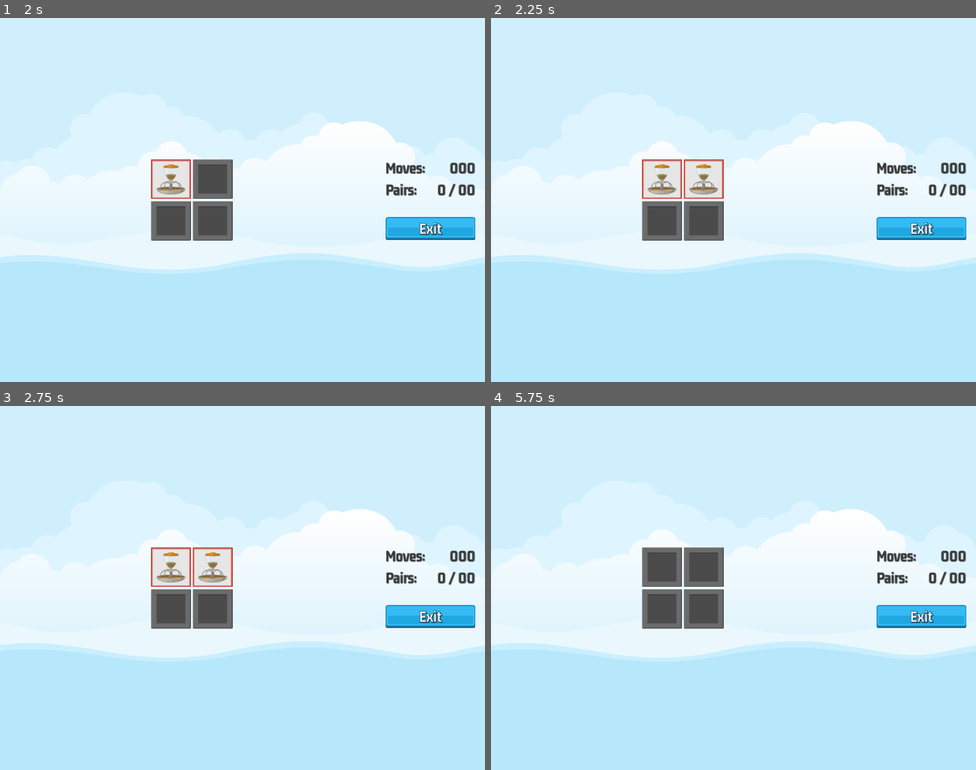
Above: before the commit, frames 1-4 (two rows, left to right).
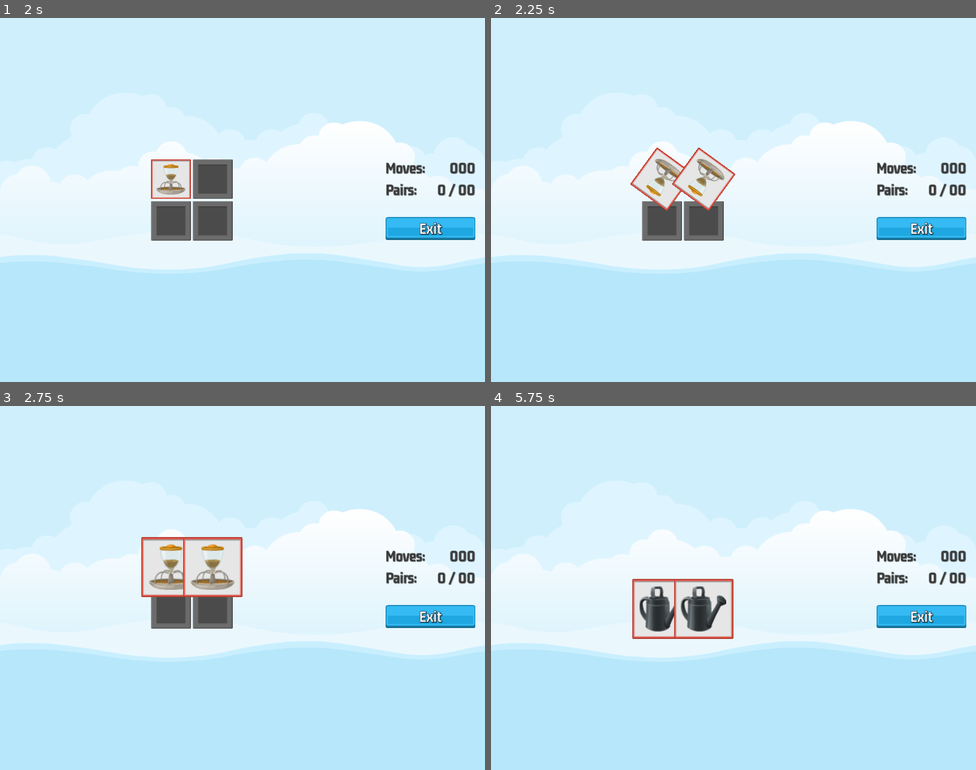
Above: after the commit, the same moments.

Repository: fj0lverkr/MemoryMadness
Game: Godot game, scene res://scenes/master/master.tscn
The game is run twice, just before and just after one commit, with the same random seed, the same clock (stepped at 60 frames per second) and the same inputs.
Inputs (mouse positions are in pixels of both pictures, inside the frame that each line leads up to):
- Up to frame 1 (2 s): click "2x2" at 0.5 s; click (169, 178) at 1.25 s
- Up to frame 2 (2.25 s): click (704, 178) at 2.02 s
- Up to frame 3 (2.75 s): no input
- Up to frame 4 (5.75 s): click (660, 609) at 2.77 s; click (704, 609) at 3.52 s; click (660, 566) at 4.27 s; click (660, 609) at 5.02 s

Frame 1 is identical in both runs. In frame 2, 1.5% of the frame differs, in the area x 28-51%, y 35-53%; in frame 3, 2.1%; in frame 4, 3.7%, in the area x 29-50%, y 38-64%.

Commit message:
Make pairs

Diff:
--- a/scenes/memory_tile/memory_tile.gd
+++ b/scenes/memory_tile/memory_tile.gd
@@ -12,6 +12,17 @@
 func _ready() -> void:
 	SignalBus.on_select_disabled.connect(_on_select_disabled)
 	SignalBus.on_select_enabled.connect(_on_select_enabled)
+
+func remove_on_success() -> void:
+	z_index = 10
+	var tween: Tween = get_tree().create_tween()
+	tween.set_parallel(true)
+	tween.tween_property(self, "disabled", true, 0)
+	tween.tween_property(self, "rotation", deg_to_rad(720), 0.5)
+	tween.tween_property(self, "scale", Vector2(1.5, 1.5), 0.5)
+	tween.set_parallel(false)
+	tween.tween_interval(0.6)
+	tween.tween_property(self, "scale", Vector2.ZERO, 0)
 
 func _on_select_disabled() -> void:
 	_can_select_me = false
--- a/scenes/scorer/scorer.gd
+++ b/scenes/scorer/scorer.gd
@@ -5,7 +5,6 @@
 @onready var sound: AudioStreamPlayer = $Sound
 @onready var reveal_timer: Timer = $RevealTimer
 
-var _tiles: Array[Node] = []
 var _selected_tiles: Array[MemoryTile] = []
 var _target_pairs: int = 0
 var _moves: int = 0
@@ -17,12 +16,25 @@
 
 func _update_selections() -> void:
 	reveal_timer.start()
+	if _selections_are_pairs():
+		_remove_tiles()
 
 func _hide_selections() -> void:
 	for s: MemoryTile in _selected_tiles:
 		s.toggle_reveal(false)
-	_selected_tiles.clear()
-	SignalBus.on_select_enabled.emit()
+
+func _remove_tiles() -> void:
+	for t in _selected_tiles:
+		t.remove_on_success()
+	_pairs_made += 1
+	AudioManager.play_sound(sound, AudioManager.SOUND_SUCCESS)
+
+func _selections_are_pairs() -> bool:
+	return (
+		_selected_tiles[0].get_item_name() == _selected_tiles[1].get_item_name()
+		and
+		_selected_tiles[0].get_instance_id() != _selected_tiles[1].get_instance_id()
+	)
 
 func _check_pair_made(tile: MemoryTile) -> void:
 	tile.toggle_reveal(true)
@@ -43,7 +55,13 @@
 	_selected_tiles.clear()
 	_moves = 0
 	_pairs_made = 0
-	_tiles = get_tree().get_nodes_in_group(GameManager.TILES_GROUP)
+
+func _on_reveal_timer_timeout() -> void:
+	if !_selections_are_pairs():
+		_hide_selections()
+
+	_selected_tiles.clear()
+	SignalBus.on_select_enabled.emit()
 
 func _on_game_exit_pressed() -> void:
 	reveal_timer.stop()
--- a/scenes/scorer/scorer.tscn
+++ b/scenes/scorer/scorer.tscn
@@ -11,4 +11,4 @@
 wait_time = 1.2
 one_shot = true
 
-[connection signal="timeout" from="RevealTimer" to="." method="_hide_selections"]
+[connection signal="timeout" from="RevealTimer" to="." method="_on_reveal_timer_timeout"]
